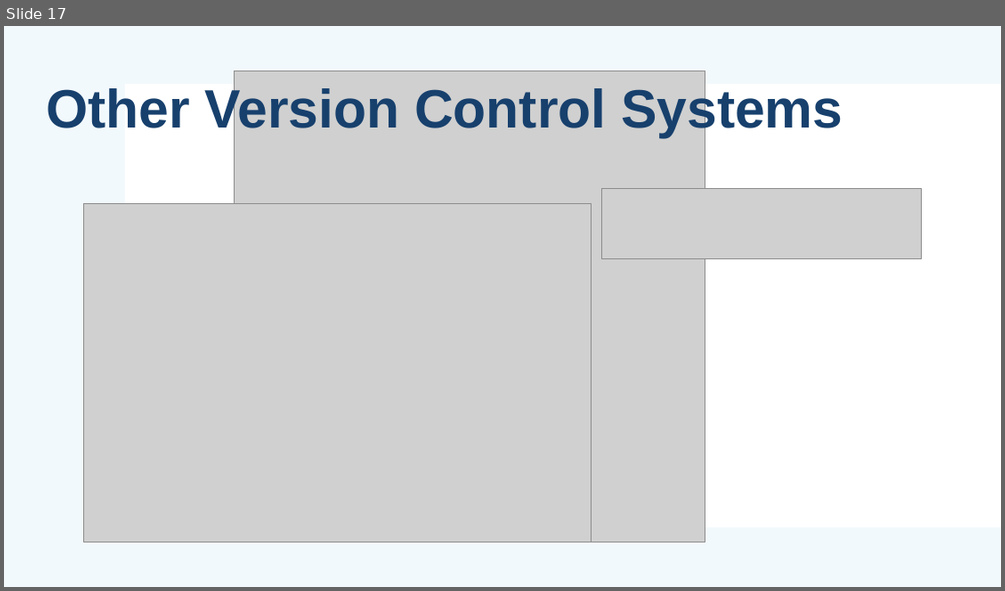
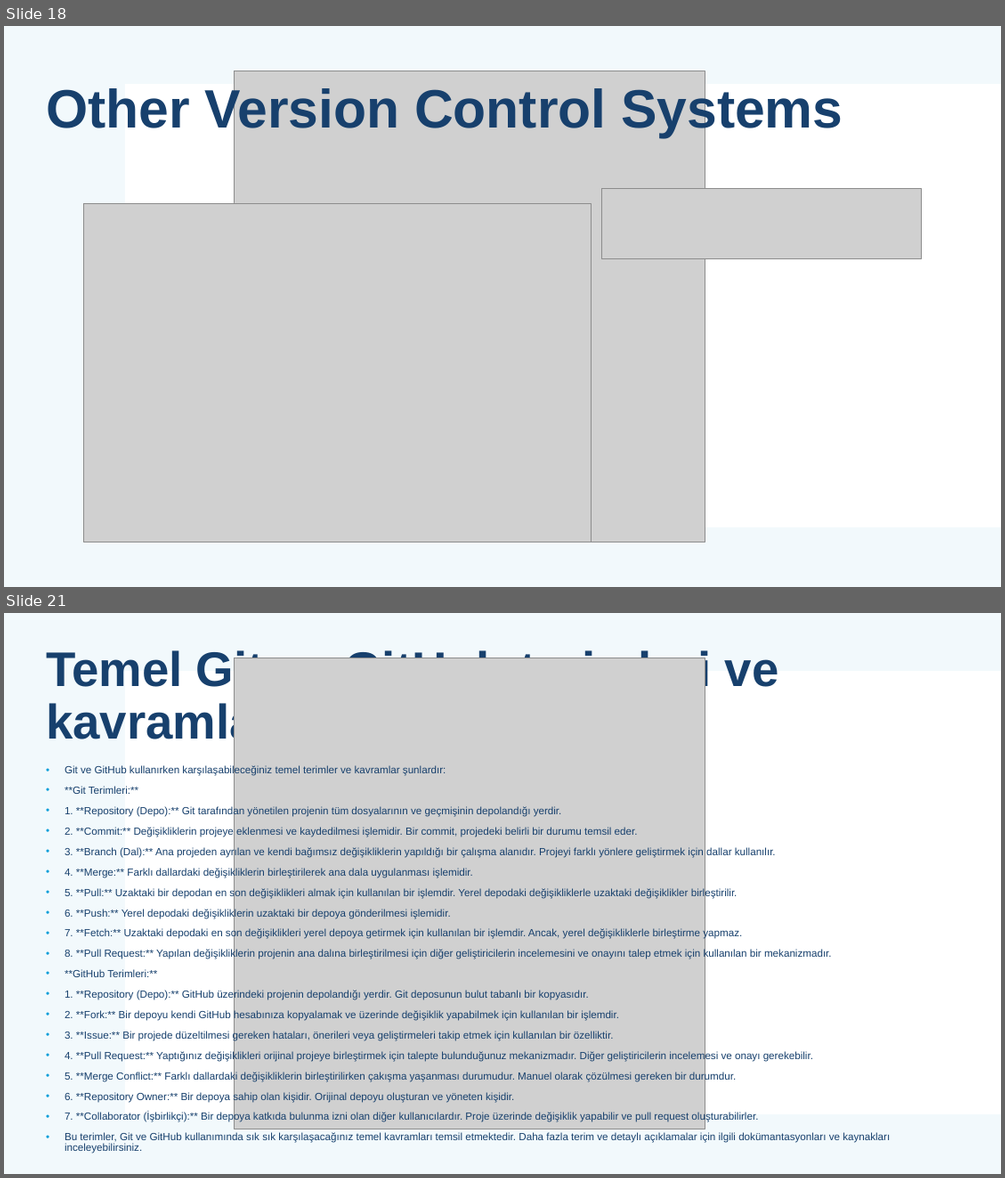
Before and after one commit to mehmetsungur/GitGithub, a slide deck: GitGithub.pptx. Shown one above the other, each under a label of ours: slide 17 before the commit, slides 18 and 21 after it; the slides between them are not shown. The pictures are 1005x591 and 1005x1178 pixels, drawn with LibreOffice and Linux fonts; fonts in the diff are those of the drawing; grey boxes stand for pictures. Boxes give left, top, right and bottom in pixels: in the first picture for what was removed or moved away, otherwise in the second. Text is boxed around its words. In the diff, an @@ line names an element or a change of style, - is before the commit and + after.

```diff
--- a/GitGithub.pptx
+++ b/GitGithub.pptx
@@ slide 21 added at bbox=[4, 613, 1001, 1174], background #FFFFFF; not listed: 2 template elements that a slide beside it also shows @@
@@ title added at bbox=[46, 648, 779, 747], 46.8 pt, text #17406D, bold @@
+Temel Git ve GitHub terimleri ve kavramları nelerdir?
@@ picture added at bbox=[235, 657, 704, 1128] @@
@@ text added at bbox=[65, 765, 890, 1152], 10 pt, text #17406D @@
+• Git ve GitHub kullanırken karşılaşabileceğiniz temel terimler ve kavramlar şunlardır:
+• **Git Terimleri:**
+• 1. **Repository (Depo):** Git tarafından yönetilen projenin tüm dosyalarının ve geçmişinin depolandığı yerdir.
+• 2. **Commit:** Değişikliklerin projeye eklenmesi ve kaydedilmesi işlemidir. Bir commit, projedeki belirli bir durumu temsil eder.
+• 3. **Branch (Dal):** Ana projeden ayrılan ve kendi bağımsız değişikliklerin yapıldığı bir çalışma alanıdır. Projeyi farklı yönlere geliştirmek için dallar kullanılır.
+• 4. **Merge:** Farklı dallardaki değişikliklerin birleştirilerek ana dala uygulanması işlemidir.
+• 5. **Pull:** Uzaktaki bir depodan en son değişiklikleri almak için kullanılan bir işlemdir. Yerel depodaki değişikliklerle uzaktaki değişiklikler birleştirilir.
+• 6. **Push:** Yerel depodaki değişikliklerin uzaktaki bir depoya gönderilmesi işlemidir.
+• 7. **Fetch:** Uzaktaki depodaki en son değişiklikleri yerel depoya getirmek için kullanılan bir işlemdir. Ancak, yerel değişikliklerle birleştirme yapmaz.
+• 8. **Pull Request:** Yapılan değişikliklerin projenin ana dalına birleştirilmesi için diğer geliştiricilerin incelemesini ve onayını talep etmek için kullanılan bir mekanizmadır.
+• **GitHub Terimleri:**
+• 1. **Repository (Depo):** GitHub üzerindeki projenin depolandığı yerdir. Git deposunun bulut tabanlı bir kopyasıdır.
+• 2. **Fork:** Bir depoyu kendi GitHub hesabınıza kopyalamak ve üzerinde değişiklik yapabilmek için kullanılan bir işlemdir.
+• 3. **Issue:** Bir projede düzeltilmesi gereken hataları, önerileri veya geliştirmeleri takip etmek için kullanılan bir özelliktir.
+• 4. **Pull Request:** Yaptığınız değişiklikleri orijinal projeye birleştirmek için talepte bulunduğunuz mekanizmadır. Diğer geliştiricilerin incelemesi ve onayı gerekebilir.
+• 5. **Merge Conflict:** Farklı dallardaki değişikliklerin birleştirilirken çakışma yaşanması durumudur. Manuel olarak çözülmesi gereken bir durumdur.
+• 6. **Repository Owner:** Bir depoya sahip olan kişidir. Orijinal depoyu oluşturan ve yöneten kişidir.
+• 7. **Collaborator (İşbirlikçi):** Bir depoya katkıda bulunma izni olan diğer kullanıcılardır. Proje üzerinde değişiklik yapabilir ve pull request oluşturabilirler.
+• Bu terimler, Git ve GitHub kullanımında sık sık karşılaşacağınız temel kavramları temsil etmektedir. Daha fazla terim ve detaylı açıklamalar için ilgili dokümantasyonları ve kaynakları inceleyebilirsiniz.
@@ what was slide 17 is now slide 18 @@
```
Also in this commit, not shown: 1 slide changed, 12 other slides added, 1 other file.
